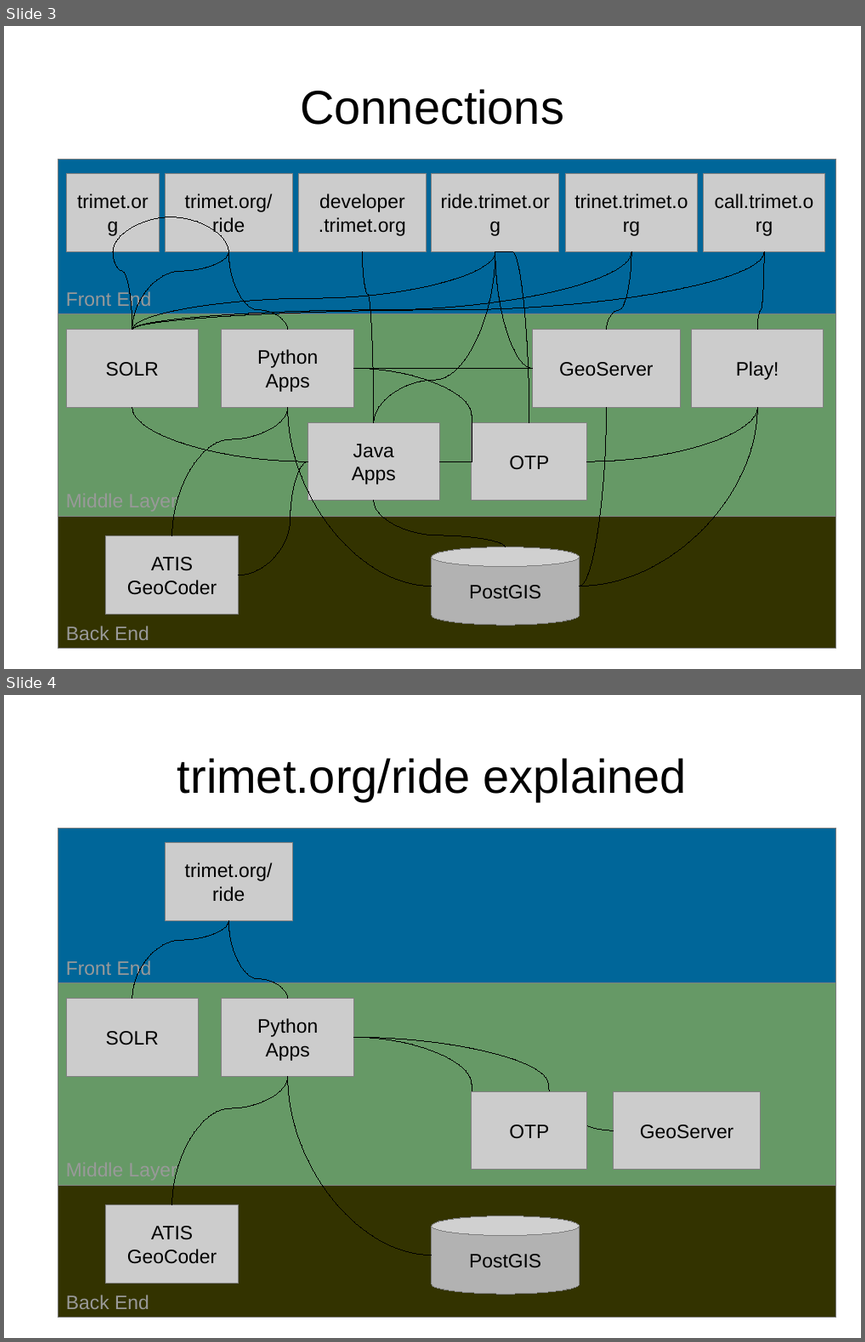
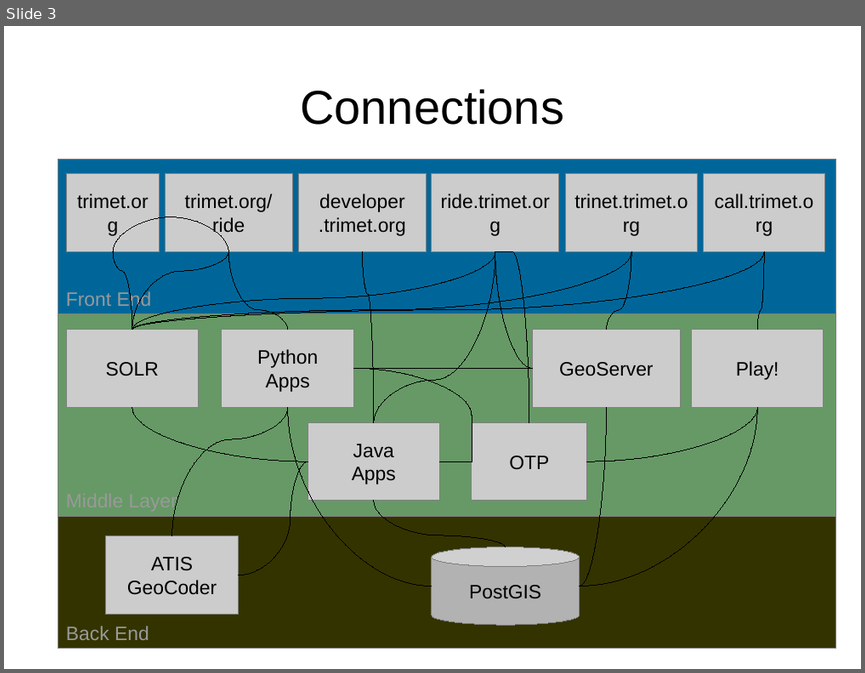
Before and after one commit to OpenTransitTools/docs, a slide deck: trimet/TriMet Trip Planning Middleware Architecture.odp. Shown one above the other, each under a label of ours: slides 3 and 4 before the commit, slide 3 after it. The pictures are 865x1342 and 865x673 pixels, drawn with LibreOffice and Linux fonts; fonts in the diff are those of the drawing. Boxes give left, top, right and bottom in pixels: in the first picture for what was removed or moved away, otherwise in the second. Text is boxed around its words. In the diff, an @@ line names an element or a change of style, - is before the commit and + after.

Commit message:
clean up arch, clean out incomplete middleware, delete the .pdf

```diff
--- a/trimet/TriMet Trip Planning Middleware Architecture.odp
+++ b/trimet/TriMet Trip Planning Middleware Architecture.odp
@@ slide 4 removed at <box>4,695,861,1338</box>, background #FFFFFF @@
@@ title removed at <box>177,758,687,801</box> @@
-trimet.org/ride explained
@@ rectangle removed at <box>58,828,836,982</box> @@
-Front End
@@ rectangle removed at <box>165,843,292,920</box> @@
-trimet.org/ride
@@ curved line removed from (228, 920) to (132, 998) @@
@@ curved line removed from (288, 998) to (228, 920) @@
@@ rectangle removed at <box>58,982,836,1185</box> @@
-Middle Layer
@@ rectangle removed at <box>66,998,199,1076</box> @@
-SOLR
@@ rectangle removed at <box>222,998,354,1076</box> @@
-Python
-Apps
@@ curved line removed from (354, 1037) to (472, 1130) @@
@@ curved line removed from (613, 1130) to (354, 1037) @@
@@ curved line removed from (288, 1076) to (172, 1205) @@
@@ curved line removed from (432, 1255) to (288, 1076) @@
@@ rectangle removed at <box>472,1091,587,1169</box> @@
-OTP
@@ rectangle removed at <box>613,1091,761,1169</box> @@
-GeoServer
@@ rectangle removed at <box>58,1185,836,1317</box> @@
-Back End
@@ rectangle removed at <box>106,1205,238,1283</box> @@
-ATIS
-GeoCoder
@@ cylinder removed at <box>432,1216,579,1293</box> @@
-PostGIS
```
Also in this commit, not shown: 1 slide changed, 2 other slides removed, 2 other files.
